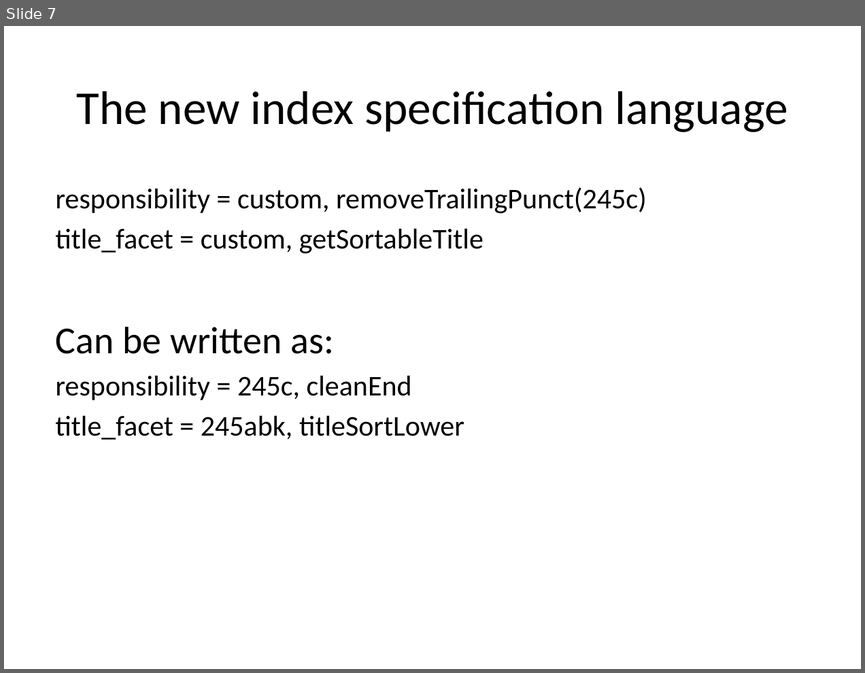
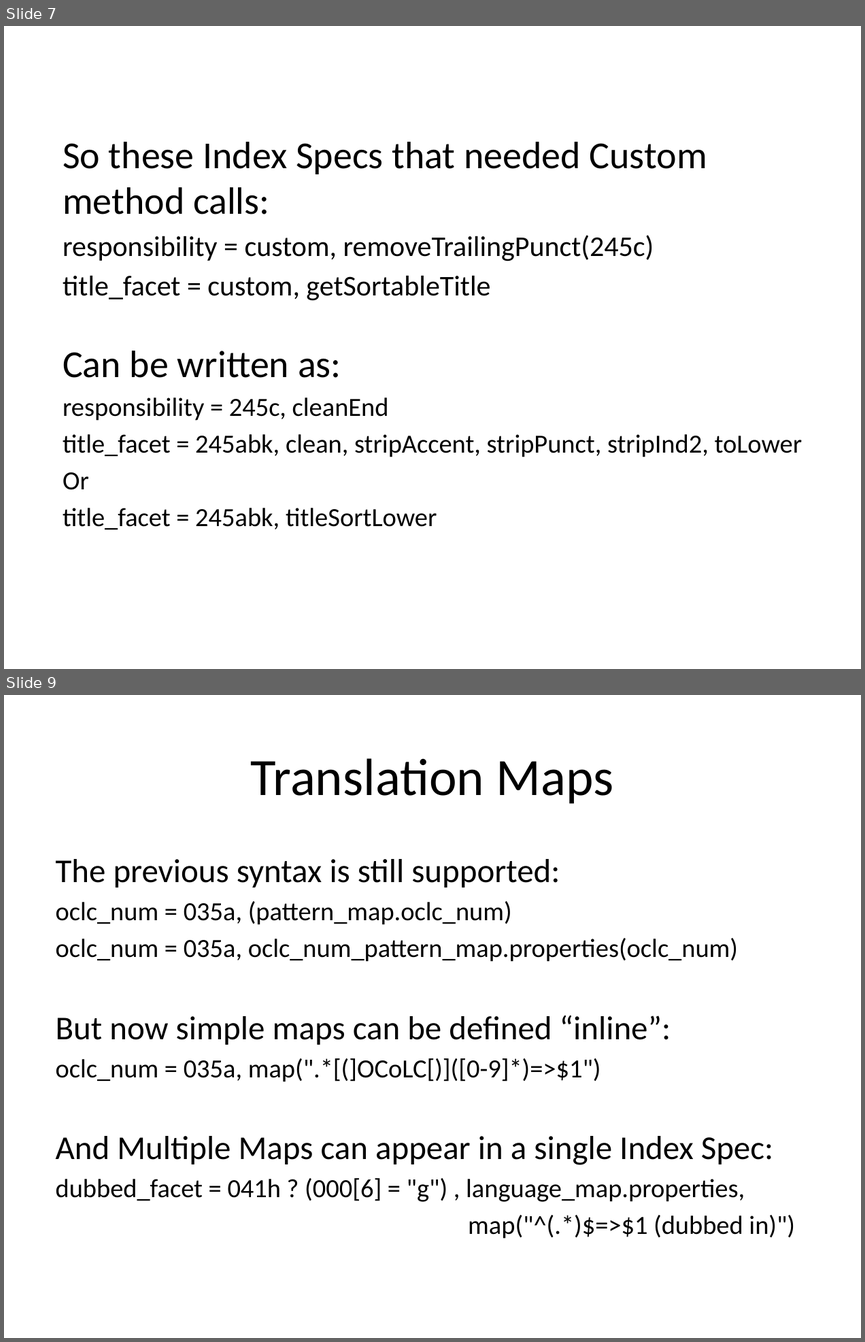
Before and after one commit to solrmarc/solrmarc, a slide deck: New Release of SolrMarc.pptx. Shown one above the other, each under a label of ours: slide 7 before the commit, slides 7 and 9 after it; the slides between them are not shown. The pictures are 865x673 and 865x1342 pixels, drawn with LibreOffice and Linux fonts; fonts in the diff are those of the drawing. Boxes give left, top, right and bottom in pixels: in the first picture for what was removed or moved away, otherwise in the second. Text is boxed around its words. In the diff, an @@ line names an element or a change of style, - is before the commit and + after.

```diff
--- a/New Release of SolrMarc.pptx
+++ b/New Release of SolrMarc.pptx
@@ slide 9 added at (4, 695, 861, 1338), background #FFFFFF @@
@@ title added at (251, 758, 614, 804), 44 pt, text #000000 @@
+Translation Maps
@@ text added at (56, 859, 795, 1238), 22 pt, text #000000 @@
+The previous syntax is still supported:
+oclc_num = 035a, (pattern_map.oclc_num)
+oclc_num = 035a, oclc_num_pattern_map.properties(oclc_num)
+But now simple maps can be defined “inline”:
+oclc_num = 035a, map(".*[(]OCoLC[)]([0-9]*)=>$1")
+And Multiple Maps can appear in a single Index Spec:
+dubbed_facet = 041h ? (000[6] = "g") , language_map.properties,
+map("^(.*)$=>$1 (dubbed in)")
@@ slide 7 changed as well @@
@@ background #E6E6D8 to #FFFFFF @@
@@ title removed at (77, 91, 787, 132) @@
-The new index specification language
@@ text "So these Index Specs that ...": place and size @@
-text "So these Index Specs that ..." at (56, 187, 647, 439)
+text "So these Index Specs that ..." at (62, 142, 802, 530)
@@ text at (62, 142, 707, 214): paragraph added @@
+So these Index Specs that needed Custom method calls:
@@ text at (62, 397, 436, 530): size 24 to 22 pt in "responsibility = 245c, cleanEnd", "title_facet = 245abk, titleSortLower" @@
@@ text at (62, 434, 802, 490): paragraphs added @@
+title_facet = 245abk, clean, stripAccent, stripPunct, stripInd2, toLower
+Or
```
Also in this commit, not shown: 6 other slides changed, 9 other slides added.
